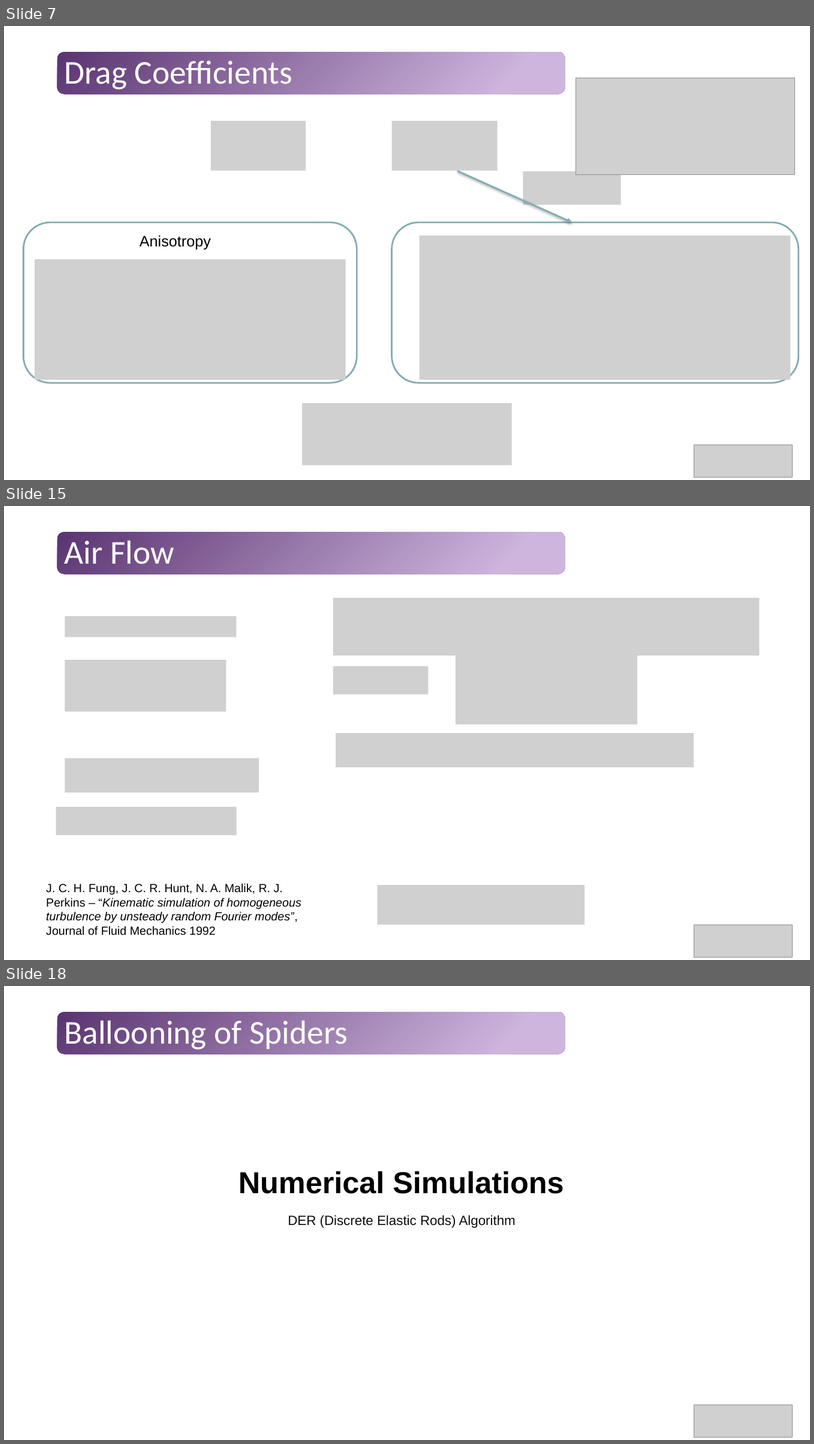
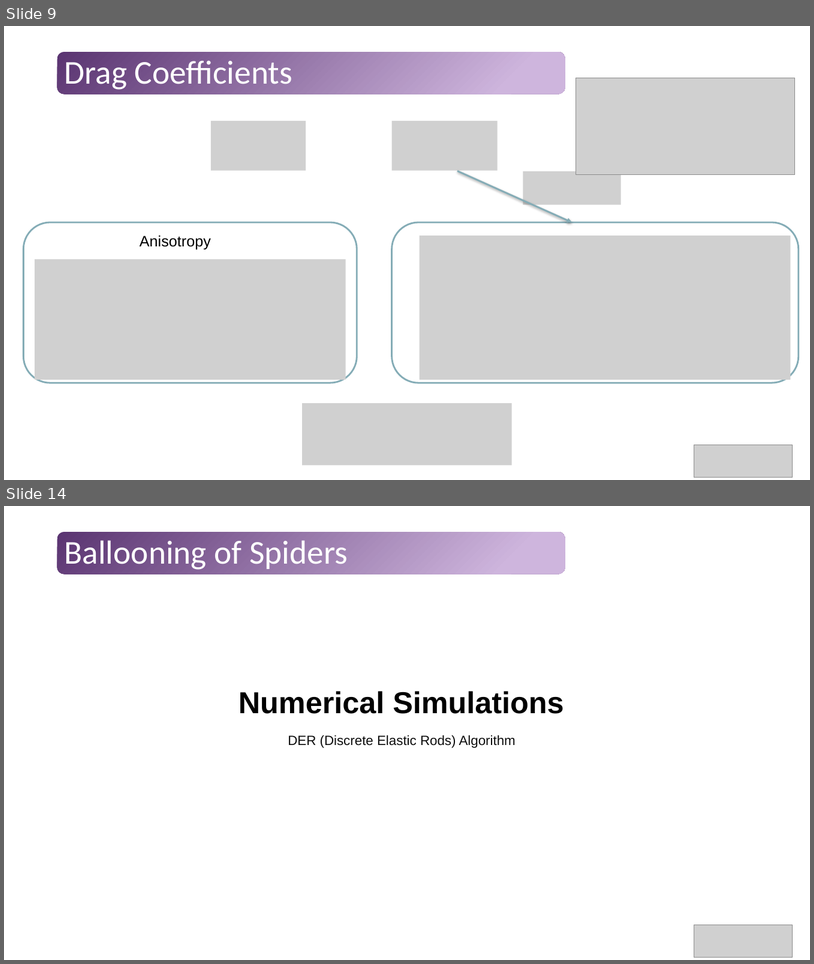
Before and after one commit to Tavi681/PoliPhysics, a slide deck: Tema 1/paper/Tema1.pptx. Shown one above the other, each under a label of ours: slides 7, 15 and 18 before the commit, slides 9 and 14 after it; the slides between them are not shown. The pictures are 814x1444 and 814x964 pixels, drawn with LibreOffice and Linux fonts; fonts in the diff are those of the drawing; grey boxes stand for pictures. Boxes give left, top, right and bottom in pixels: in the first picture for what was removed or moved away, otherwise in the second. Text is boxed around its words. In the diff, an @@ line names an element or a change of style, - is before the commit and + after.

```diff
--- a/Tema 1/paper/Tema1.pptx
+++ b/Tema 1/paper/Tema1.pptx
@@ slide 15 removed at bbox=[4, 506, 810, 960], background #FFFFFF; not listed: 1 template element that a slide beside it also shows @@
@@ title removed at bbox=[65, 540, 174, 564] @@
-Air Flow
@@ picture removed at bbox=[333, 598, 759, 655] @@
@@ picture removed at bbox=[65, 616, 237, 637] @@
@@ picture removed at bbox=[456, 647, 638, 724] @@
@@ picture removed at bbox=[65, 660, 227, 712] @@
@@ picture removed at bbox=[333, 666, 429, 695] @@
@@ picture removed at bbox=[336, 733, 694, 768] @@
@@ picture removed at bbox=[65, 758, 259, 793] @@
@@ picture removed at bbox=[56, 807, 237, 835] @@
@@ text removed at bbox=[46, 883, 301, 935] @@
-J. C. H. Fung, J. C. R. Hunt, N. A. Malik, R. J. Perkins – “Kinematic simulation of homogeneous turbulence by unsteady random Fourier modes”, Journal of Fluid Mechanics 1992
@@ picture removed at bbox=[377, 885, 585, 924] @@
@@ picture removed at bbox=[694, 925, 793, 957] @@
@@ what was slide 7 is now slide 9 @@
@@ what was slide 18 is now slide 14 @@
```
Also in this commit, not shown: 8 slides changed, 15 slides added, 5 other slides removed.
